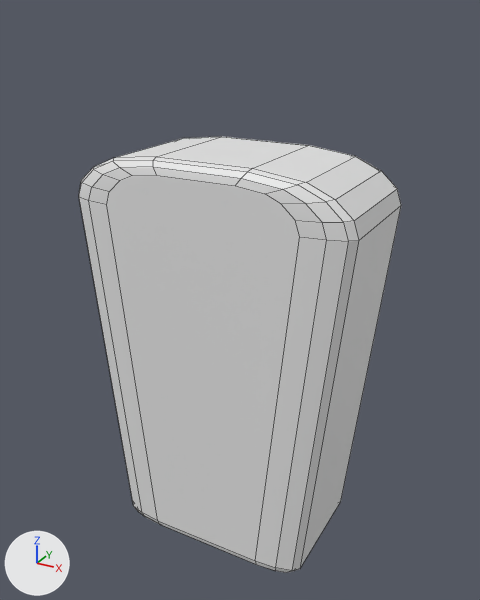
Before and after pictures for a commit that changed the Blender file Blender/AstronomersBar/Bottles.blend.
The view is the same before and after, from a 50 mm lens placed at (9.73, -16.46, 17.96), pointed at (-0.13, 1.47, 9.0). Lighting does not change. The marker at lower left points along +X, +Y and +Z. The older version comes first. Mesh edges are drawn as thin lines.

Script lines for the objects in view, before the commit:
```python
me_cube_001 = bpy.data.meshes.new('Cube.001')
me_cube_001.from_pydata(...)  # 128 vertices, 120 faces; spans x -1.36..1.36, y -1.0..3.65, z -1.0..12.83
ob_cube = bpy.data.objects.new('Cube', me_cube_001)
ob_cube.location = (-0.2, 0.0, 1.16)
ob_cube.scale = (3.48, 1.0, 1.0)
```
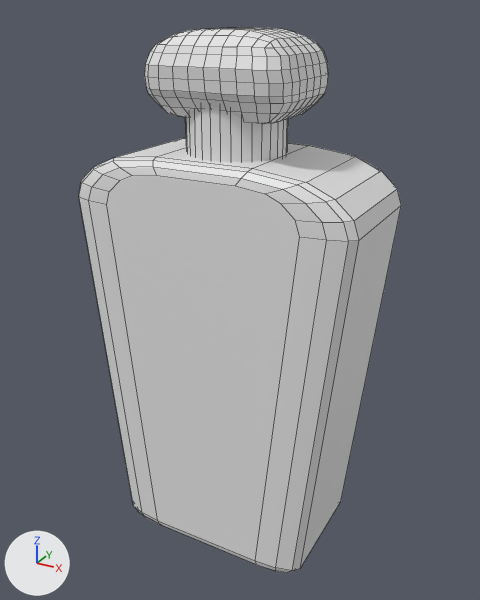
Commit message: Bottles
- maybe next time I should make the sphere out of a sphere instead of a cube

Boxes [x1, y1, x2, y2] around the edits, measured in the pictures (480 x 600 px):
'Cube.001', added
    after: [145, 27, 329, 124]
'Cylinder', added
    after: [185, 107, 289, 162]

The change in detail:
Mesh me_cube is new.
It has 382 vertices, 385 faces and spans x -1.14..1.14, y -1.31..1.31, z -1.16..1.25.
Mesh me_cylinder is new.
It is a 32-sided cylinder along z spanning x -1.0..1.0, y -1.0..1.0, z -1.0..1.0.
Object 'Cube.001' (ob_cube_001) is new; it shows me_cube.
Its location is (-0.1, 1.3, 16.19).
Its scale is (2.02, 1.45, 1.0).
Object 'Cylinder' (ob_cylinder) is new; it shows me_cylinder.
Its location is (-0.12, 1.29, 14.59).
Its scale is (1.53, 1.53, 1.13).
